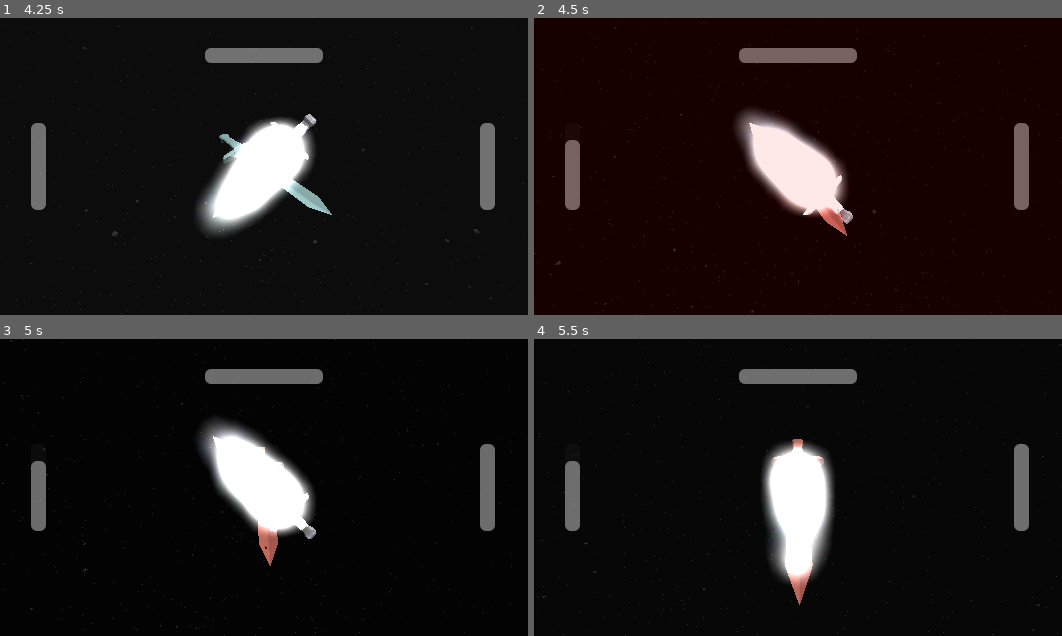
Above: before the commit, frames 1-4 (two rows, left to right).
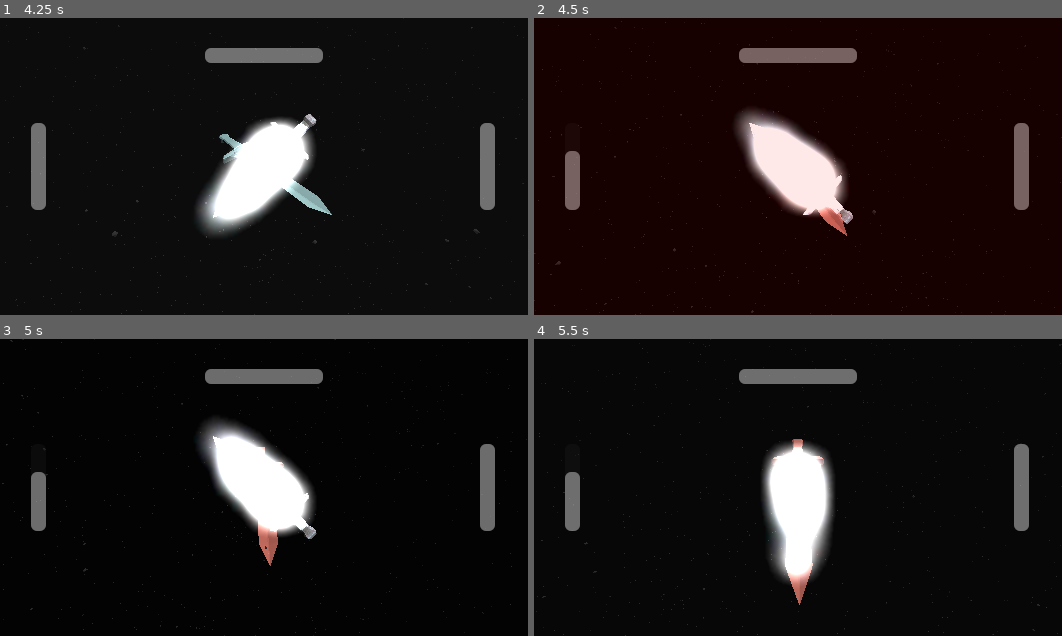
Above: after the commit, the same moments.

Repository: Lukko-Digital/Bladebearer
Game: Godot game, scene res://src/main.tscn
Two runs of this game, one before a commit and one after it. Both use one fixed random seed, a clock stepped at 60 frames per second and the inputs below.
Inputs:
- Up to frame 1 (4.25 s): hold D (right) 0.53-1.28 s; hold Shift (shift) 0.53-1.28 s; hold S (backward) 1.28-2.03 s; tap Space (space) at 1.35, 2.85 s; hold D (right) 2.03-2.78 s; hold Shift (shift) 2.03-2.78 s; hold W (forward) 2.78-3.53 s; hold A (left) from 3.53 s (still down); hold Shift (shift) from 3.53 s (still down)
- Up to frame 2 (4.5 s): keep holding A (left); release Shift (shift) at 4.28 s; tap Space (space) at 4.35 s
- Up to frame 3 (5 s): keep holding A (left)
- Up to frame 4 (5.5 s): release A (left) at 5.03 s; hold S (backward) from 5.03 s (still down); hold Shift (shift) from 5.03 s (still down)

Frame 1 is identical in both runs. In frame 2, 0.1% of the frame differs, in the area x 5-9%, y 41-47%; in frame 3, 0.1%; in frame 4, 0.1%.

Commit message:
respawn screen

Diff:
--- a/src/game_sequence_handler.gd
+++ b/src/game_sequence_handler.gd
@@ -6,8 +6,8 @@
 class_name GameSequenceHandler
 
 const SWORD_MAX_HP = 5
-const BEARER_MAX_HP = 5
-const OPPONENT_MAX_HP = 5
+const BEARER_MAX_HP = 3
+const OPPONENT_MAX_HP = 3
 
 @export var swing_arm: SwingArm
 @export var sword: Sword
@@ -41,8 +41,11 @@
 func _ready() -> void:
 	game_loop.call_deferred()
 	sword_hp_bar.value = SWORD_MAX_HP
+	sword_hp_bar.max_value = SWORD_MAX_HP
 	bearer_hp_bar.value = BEARER_MAX_HP
+	bearer_hp_bar.max_value = BEARER_MAX_HP
 	opp_hp_bar.value = OPPONENT_MAX_HP
+	opp_hp_bar.max_value = OPPONENT_MAX_HP
 
 
 func game_loop():
@@ -53,6 +56,11 @@
 		for _i in range(randi_range(1, 2)):
 			block_sequence()
 			await sequence_finished
+			if bearer_hp <= 0:
+				break
+		if bearer_hp <= 0:
+			break
+	%DeathScreen.show()
 
 
 ## Common actions that are done at the start of both swing and block sequences
@@ -143,3 +151,9 @@
 	main.add_child(self)
 	global_position = Vector3.ZERO
 	global_rotation = Vector3.ZERO
+
+func _on_respawn_button_pressed() -> void:
+	%DeathScreen.hide()
+	bearer_hp = BEARER_MAX_HP
+	opp_hp = OPPONENT_MAX_HP
+	game_loop.call_deferred()
--- a/src/game_sequence_handler.tscn
+++ b/src/game_sequence_handler.tscn
@@ -50,3 +50,41 @@
 max_value = 5.0
 value = 5.0
 show_percentage = false
+
+[node name="DeathScreen" type="ColorRect" parent="UI"]
+unique_name_in_owner = true
+visible = false
+anchors_preset = 15
+anchor_right = 1.0
+anchor_bottom = 1.0
+grow_horizontal = 2
+grow_vertical = 2
+mouse_filter = 2
+color = Color(0, 0, 0, 0.431373)
+
+[node name="Label" type="Label" parent="UI/DeathScreen"]
+layout_mode = 0
+offset_left = 224.0
+offset_top = 122.0
+offset_right = 277.0
+offset_bottom = 145.0
+text = "dead :("
+
+[node name="RespawnButton" type="Button" parent="UI/DeathScreen"]
+layout_mode = 0
+offset_left = 211.0
+offset_top = 161.0
+offset_right = 286.0
+offset_bottom = 192.0
+text = "respawn"
+
+[node name="NewChallenger" type="Label" parent="UI"]
+unique_name_in_owner = true
+visible = false
+offset_left = 145.0
+offset_top = 130.0
+offset_right = 384.0
+offset_bottom = 153.0
+text = "a new challenger approaches..."
+
+[connection signal="pressed" from="UI/DeathScreen/RespawnButton" to="." method="_on_respawn_button_pressed"]
